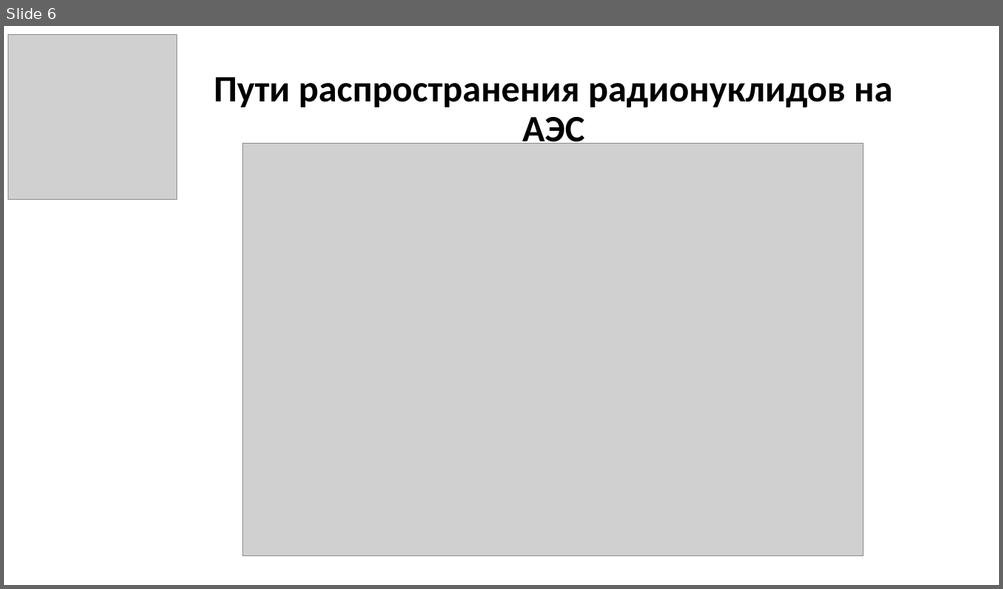
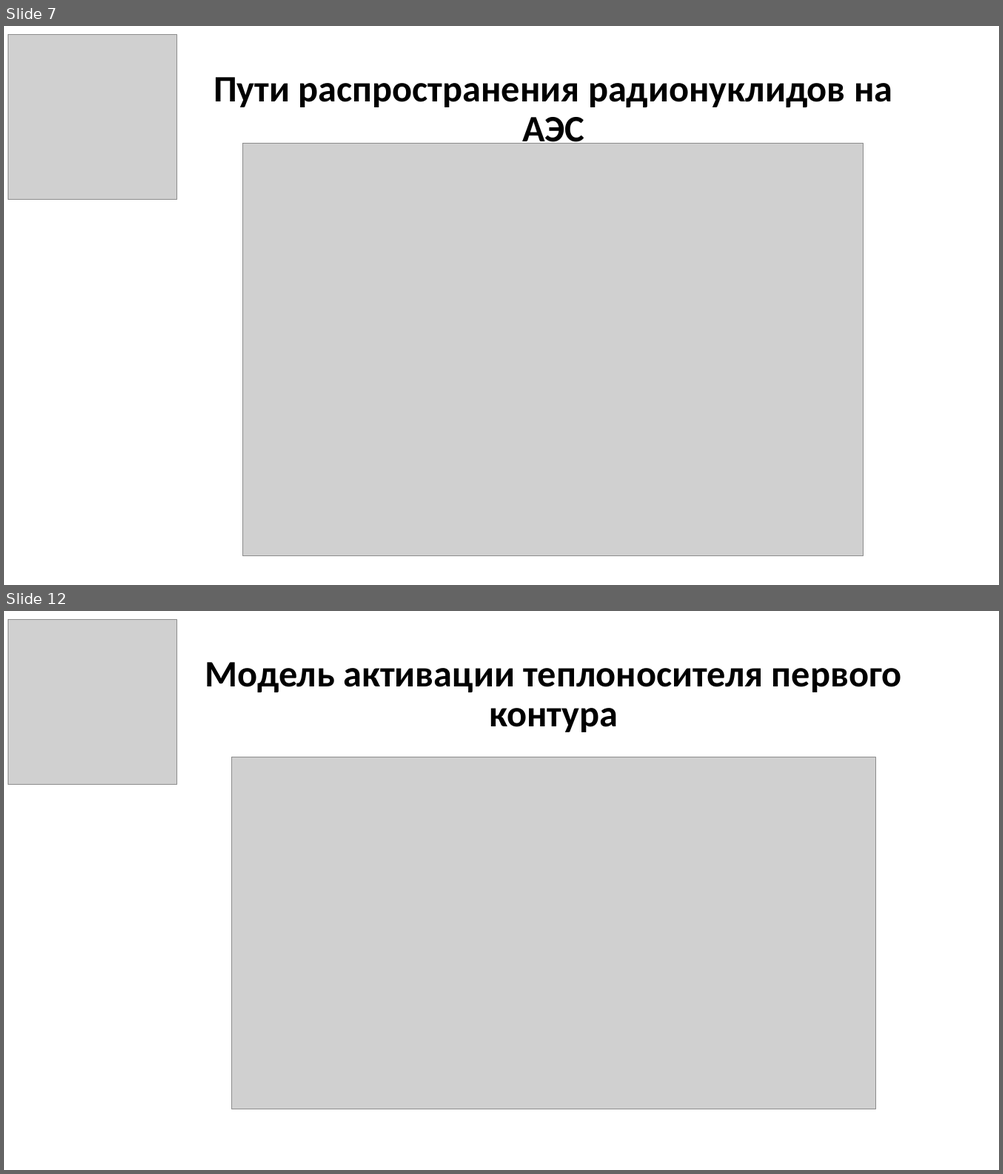
Before and after one commit to GolovPavel/diploma_golov, a slide deck: practice/presentation/practice.pptx. Shown one above the other, each under a label of ours: slide 6 before the commit, slides 7 and 12 after it; the slides between them are not shown. The pictures are 1003x589 and 1003x1174 pixels, drawn with LibreOffice and Linux fonts; fonts in the diff are those of the drawing; grey boxes stand for pictures. Boxes give left, top, right and bottom in pixels: in the first picture for what was removed or moved away, otherwise in the second. Text is boxed around its words. In the diff, an @@ line names an element or a change of style, - is before the commit and + after.

```diff
--- a/practice/presentation/practice.pptx
+++ b/practice/presentation/practice.pptx
@@ slide 12 added at bbox=[4, 611, 999, 1170], background #FFFFFF @@
@@ picture added at bbox=[8, 619, 176, 784] @@
@@ title added at bbox=[205, 662, 902, 732], 36 pt, text #000000, bold @@
+Модель активации теплоносителя первого контура
@@ picture added at bbox=[232, 758, 876, 1110] @@
@@ what was slide 6 is now slide 7 @@
```
Also in this commit, not shown: 3 slides changed, 4 other slides added, 4 other files.
